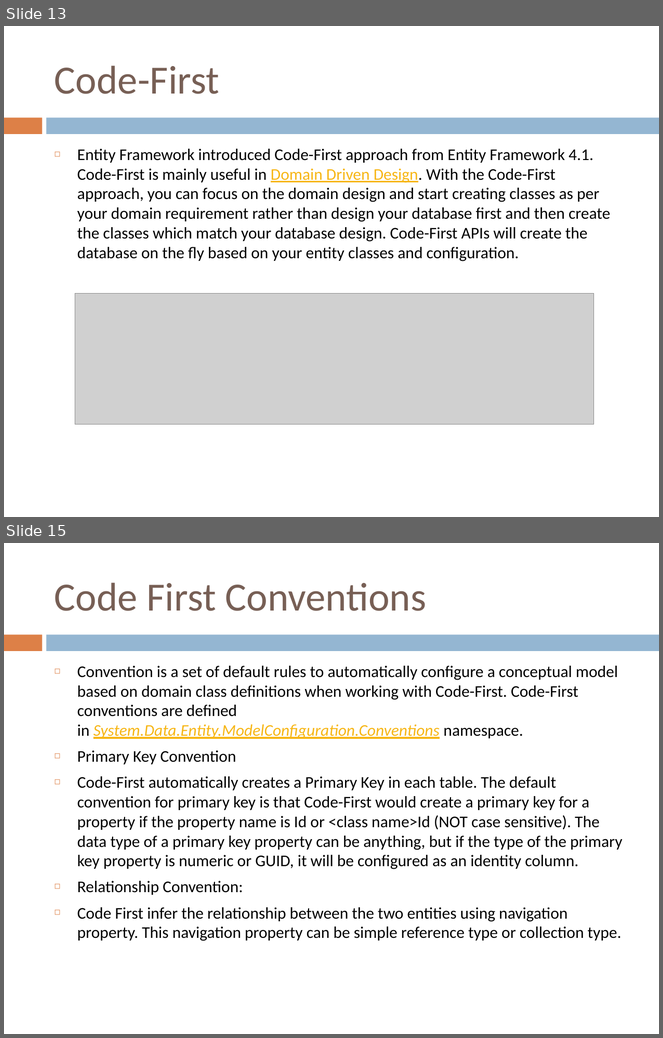
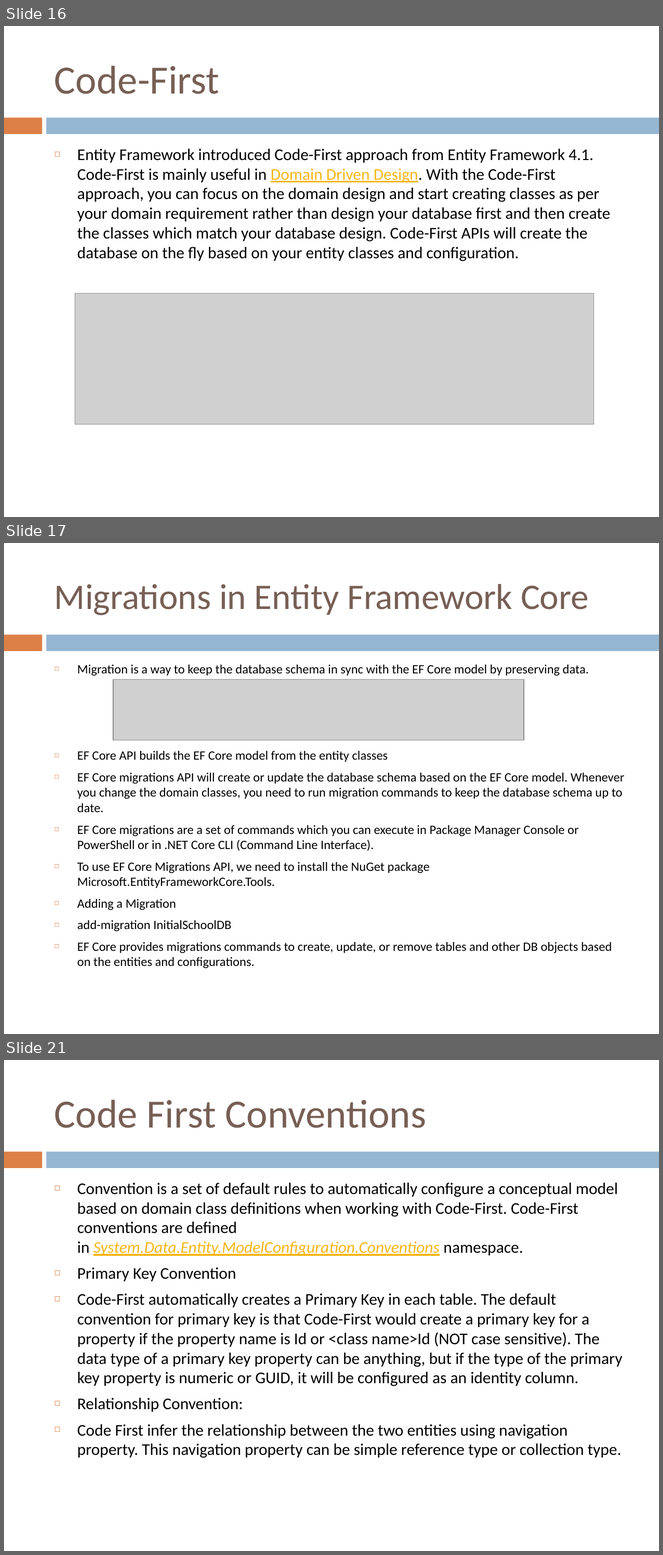
Before and after one commit to ADMDOTNETANGULAR/adm-dotnet-angular, a slide deck: Week-5/EnityFramework_Core.pptx. Shown one above the other, each under a label of ours: slides 13 and 15 before the commit, slides 16, 17 and 21 after it; the slides between them are not shown. The pictures are 663x1038 and 663x1555 pixels, drawn with LibreOffice and Linux fonts; fonts in the diff are those of the drawing; grey boxes stand for pictures. Boxes give left, top, right and bottom in pixels: in the first picture for what was removed or moved away, otherwise in the second. Text is boxed around its words. In the diff, an @@ line names an element or a change of style, - is before the commit and + after.

```diff
--- a/Week-5/EnityFramework_Core.pptx
+++ b/Week-5/EnityFramework_Core.pptx
@@ slide 17 added at <box>4,543,659,1034</box>, background #FFFFFF; not listed: 2 template elements that a slide beside it also shows @@
@@ title added at <box>54,584,589,615</box>, 39.6 pt, text #775F55 @@
+Migrations in Entity Framework Core
@@ text added at <box>77,665,624,969</box>, 14 pt, text #000000 @@
+◻ Migration is a way to keep the database schema in sync with the EF Core model by preserving data.
+◻ EF Core API builds the EF Core model from the entity classes
+◻ EF Core migrations API will create or update the database schema based on the EF Core model. Whenever you change the domain classes, you need to run migration commands to keep the database schema up to date.
+◻ EF Core migrations are a set of commands which you can execute in Package Manager Console or PowerShell or in .NET Core CLI (Command Line Interface).
+◻ To use EF Core Migrations API, we need to install the NuGet package Microsoft.EntityFrameworkCore.Tools.
+◻ Adding a Migration
+◻ add-migration InitialSchoolDB
+◻ EF Core provides migrations commands to create, update, or remove tables and other DB objects based on the entities and configurations.
@@ picture added at <box>113,679,524,740</box> @@
@@ what was slide 13 is now slide 16 @@
@@ what was slide 15 is now slide 21 @@
```
Also in this commit, not shown: 8 slides changed, 6 other slides added, 10 other files.
